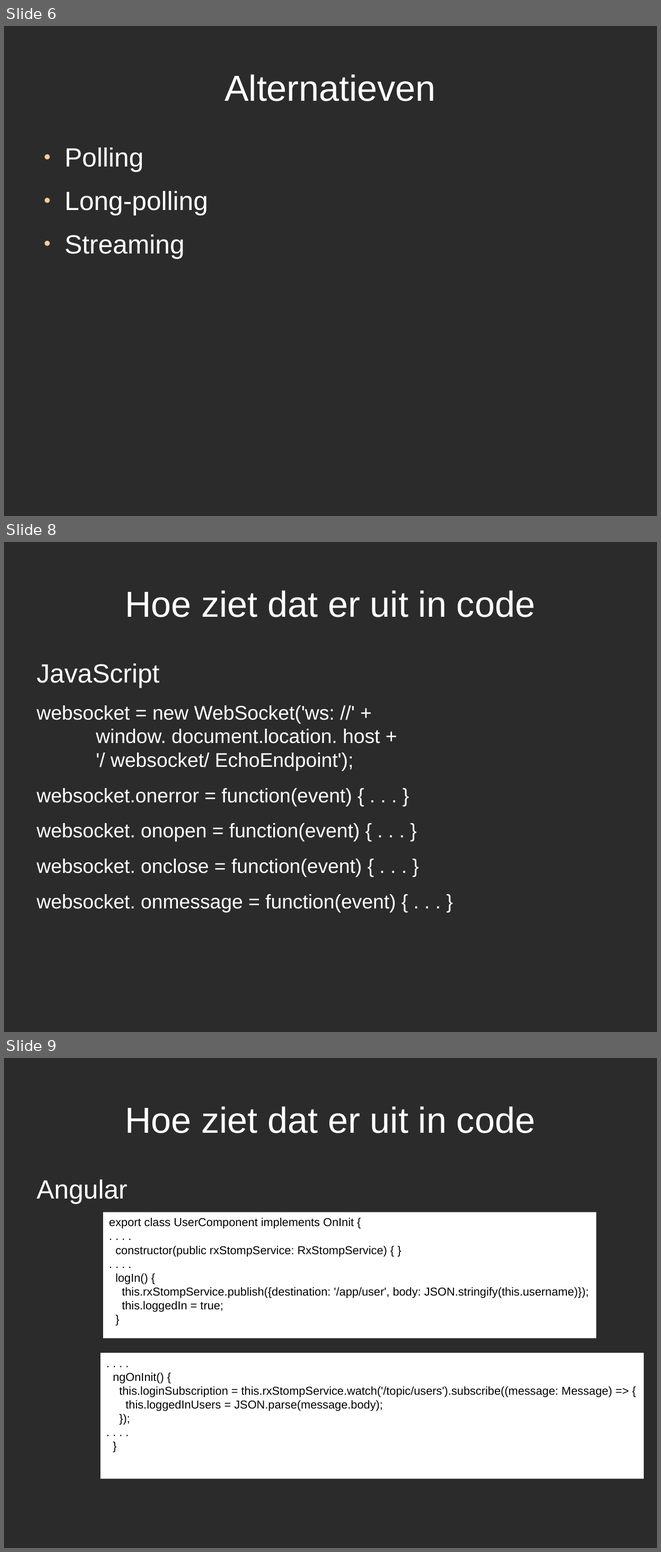
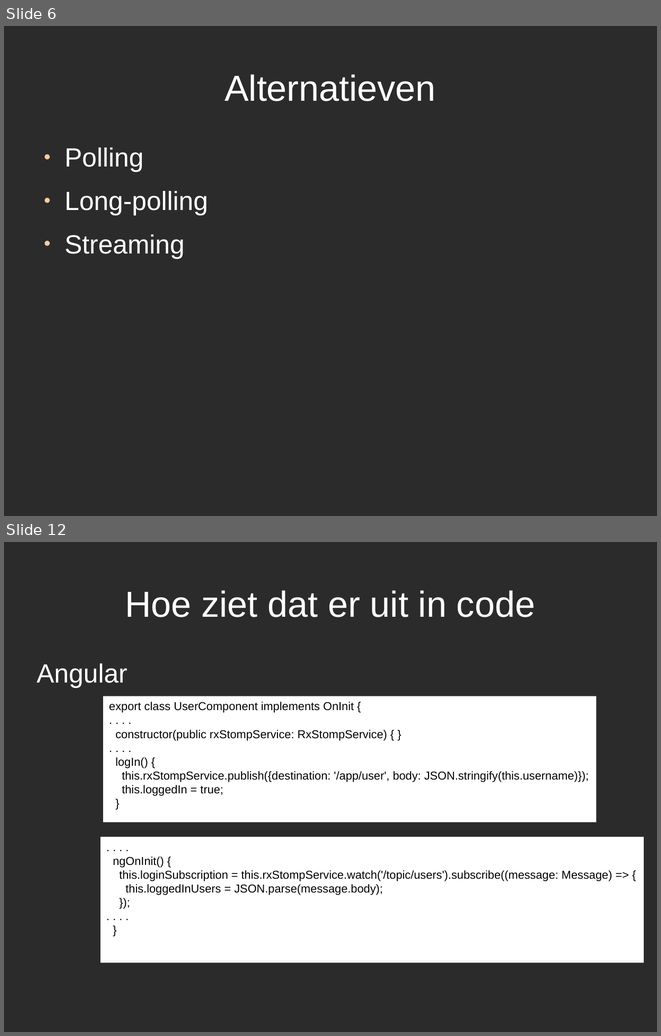
Before and after one commit to jwiggers/demo1, a slide deck: Workshop_Websockets.odp. Shown one above the other, each under a label of ours: slides 6, 8 and 9 before the commit, slides 6 and 12 after it; the slides between them are not shown. The pictures are 661x1552 and 661x1036 pixels, drawn with LibreOffice and Linux fonts; fonts in the diff are those of the drawing; background and template pictures are left out; a plain dark background stands for a picture behind light text. Boxes give left, top, right and bottom in pixels: in the first picture for what was removed or moved away, otherwise in the second. Text is boxed around its words. In the diff, an @@ line names an element or a change of style, - is before the commit and + after.

```diff
--- a/Workshop_Websockets.odp
+++ b/Workshop_Websockets.odp
@@ slide 8 removed at (4,542,657,1032), background picture (left out) @@
@@ title removed at (125,590,535,617) @@
-Hoe ziet dat er uit in code
@@ text removed at (37,663,396,912) @@
-JavaScript
-websocket = new WebSocket('ws: //' +
-window. document.location. host +
-'/ websocket/ EchoEndpoint');
-websocket.onerror = function(event) { . . . }
-websocket. onopen = function(event) { . . . }
-websocket. onclose = function(event) { . . . }
-websocket. onmessage = function(event) { . . . }
@@ what was slide 9 is now slide 12 @@
```
Also in this commit, not shown: 1 slide changed, 4 slides added, 6 other files.
